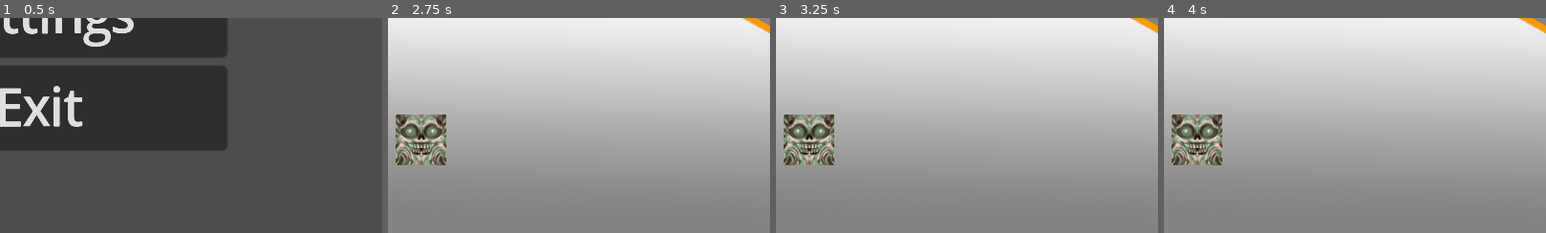
Above: before the commit, frames 1-4 (left to right).
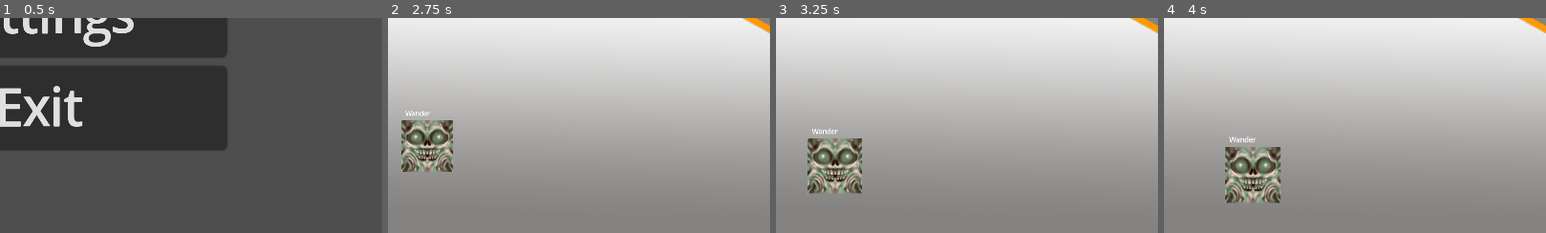
Above: after the commit, the same moments.

Repository: NHemmerly/wild-jam-84
Game: Godot game, scene res://src/main.tscn
Same seed, same stepped clock (60 frames per second), same inputs: the game is played once before the commit and once after it.
Inputs (mouse positions are % of the whole screen's width and height, from its top left):
- Up to frame 1 (0.5 s): no input
- Up to frame 2 (2.75 s): click "Play" at 0.5 s; tap Enter at 1.25 s; move the mouse to (72, 45) at 1.27 s; tap Space at 2 s; move the mouse to (30, 55) at 2.02 s
- Up to frame 3 (3.25 s): move the mouse to (60, 28) at 2.77 s
- Up to frame 4 (4 s): move the mouse to (45, 70) at 3.52 s
The pictures show only the part of the screen within x 45-95%, y 50-100%; the shares and areas given below are measured in that part.

Frame 1 is identical in both runs. In frame 2, 3.3% of the frame differs, in the area x 2-17%, y 43-72%; in frame 3, 4.9%; in frame 4, 5.9%, in the area x 2-31%, y 44-87%.
Error before the commit: Assertion failed: The CritterState type must be used only in the critter scene. (res://states/critter_state.gd:13)

Commit message:
make 3D enclosure type beat

Diff:
--- a/game/terrarium.gd
+++ b/game/terrarium.gd
@@ -6,4 +6,5 @@
 func _ready():
 	add_child(map)
 	add_child(mob)
-	mob.position = map.get_node("spawn").position
+	mob.position = map.spawn.position
+	mob.start_y = mob.position.y
--- /dev/null
+++ b/maps/map_1.gd
@@ -0,0 +1,3 @@
+extends Node2D
+
+@onready var spawn = $spawn
--- a/maps/map_1.tscn
+++ b/maps/map_1.tscn
@@ -1,5 +1,6 @@
-[gd_scene load_steps=4 format=3 uid="uid://ietxikl42ld4"]
+[gd_scene load_steps=5 format=3 uid="uid://ietxikl42ld4"]
 
+[ext_resource type="Script" uid="uid://vxr8pfuqx7fk" path="res://maps/map_1.gd" id="1_bbd8t"]
 [ext_resource type="Texture2D" uid="uid://cuqsm52f73aus" path="res://assets/terrarium-background-temp.png" id="1_p5fey"]
 
 [sub_resource type="RectangleShape2D" id="RectangleShape2D_p5fey"]
@@ -9,6 +10,7 @@
 size = Vector2(95, 433)
 
 [node name="map1" type="Node2D"]
+script = ExtResource("1_bbd8t")
 
 [node name="TextureRect" type="TextureRect" parent="."]
 offset_right = 1920.0
--- a/mobs/character_body_2d.gd
+++ b/mobs/character_body_2d.gd
@@ -1,11 +1,28 @@
 class_name Critter extends CharacterBody2D
 
 @export var speed = 100
+@export var start_y = 0
+@export var timer_done = false
+@export var hold_position := Vector2.ZERO
 
-func _physics_process(_delta: float) -> void:
+@onready var wanderCd = $Timer
+@onready var fsm = $StateMachine
+@onready var label = $Label
 
-	move_and_slide()
+const SCALER := 0.9
+
+func _process(delta: float) -> void:
+	label.text = fsm.state.name
+
+func scale_size():
+	hold_position = position
+	var scale_factor := 0.0
+	scale_factor = 1 / ((start_y) / (hold_position.y))
+	if int(start_y) > int(hold_position.y):
+		scale_factor *= SCALER
+	scale = Vector2(scale_factor, scale_factor)
+	position = hold_position
 
 
-func _on_wander_cooldown_timeout() -> void:
-	pass # Replace with function body.
+func _on_timer_timeout() -> void:
+	timer_done = true
--- a/mobs/mob_temp.tscn
+++ b/mobs/mob_temp.tscn
@@ -1,14 +1,16 @@
-[gd_scene load_steps=5 format=3 uid="uid://ccwv2t67g0nj4"]
+[gd_scene load_steps=7 format=3 uid="uid://ccwv2t67g0nj4"]
 
+[ext_resource type="Script" uid="uid://cnkipjdmkv8ni" path="res://mobs/character_body_2d.gd" id="1_2jubo"]
 [ext_resource type="Texture2D" uid="uid://b0grjha0aigqw" path="res://assets/skull2.png" id="1_fjkro"]
-[ext_resource type="PackedScene" uid="uid://bab5677agfrq2" path="res://utility/mob_state_machine.tscn" id="3_2jubo"]
-[ext_resource type="Script" uid="uid://cefjiyylswdw1" path="res://states/critter_state.gd" id="4_u264k"]
+[ext_resource type="Script" uid="uid://caaxlwu28g2nj" path="res://utility/state_machine.gd" id="3_qtnva"]
+[ext_resource type="Script" uid="uid://q3yfh32rnvdk" path="res://states/idle.gd" id="4_w6mpm"]
+[ext_resource type="Script" uid="uid://cui1i2u0ef8ic" path="res://states/wander.gd" id="5_4ik36"]
 
 [sub_resource type="RectangleShape2D" id="RectangleShape2D_7ifc8"]
 size = Vector2(128, 128)
 
 [node name="critter" type="CharacterBody2D"]
-script = ExtResource("4_u264k")
+script = ExtResource("1_2jubo")
 
 [node name="CollisionShape2D" type="CollisionShape2D" parent="."]
 shape = SubResource("RectangleShape2D_7ifc8")
@@ -19,4 +21,19 @@
 [node name="Timer" type="Timer" parent="."]
 autostart = true
 
-[node name="mob_state_machine" parent="." instance=ExtResource("3_2jubo")]
+[node name="StateMachine" type="Node" parent="."]
+script = ExtResource("3_qtnva")
+
+[node name="Idle" type="Node" parent="StateMachine"]
+script = ExtResource("4_w6mpm")
+
+[node name="Wander" type="Node" parent="StateMachine"]
+script = ExtResource("5_4ik36")
+
+[node name="Label" type="Label" parent="."]
+offset_left = -54.0
+offset_top = -91.0
+offset_right = 56.0
+offset_bottom = -68.6667
+
+[connection signal="timeout" from="Timer" to="." method="_on_timer_timeout"]
--- a/project.godot
+++ b/project.godot
@@ -32,8 +32,3 @@
 [gui]
 
 theme/default_font_multichannel_signed_distance_field=true
-
-[rendering]
-
-renderer/rendering_method="gl_compatibility"
-renderer/rendering_method.mobile="gl_compatibility"
--- a/states/critter_state.gd
+++ b/states/critter_state.gd
@@ -6,8 +6,8 @@
 var critter: Critter
 
 func _ready() -> void:
+	print(owner)
 	await owner.ready
-	print(owner)
 	critter = owner as Critter
 	print(critter)
 	assert(critter != null, "The CritterState type must be used only in the critter scene.")
--- a/states/idle.gd
+++ b/states/idle.gd
@@ -3,10 +3,12 @@
 
 func enter(previous_state_path: String, data := {}) -> void:
 	critter.velocity.x = 0.0
-	critter.Timer.start()
+	critter.wanderCd.start(2)
 
 func physics_update(_delta: float) -> void:
+	critter.scale_size()
 	critter.move_and_slide()
 
-	if critter.Timer.time_left <= 0:
+	if critter.timer_done:
+		critter.timer_done = false
 		finished.emit(WANDER)
--- a/states/wander.gd
+++ b/states/wander.gd
@@ -1,11 +1,14 @@
 extends CritterState
 
 func enter(previous_state_path: String, data := {}) -> void:
+	critter.velocity.y = 1 * critter.speed
 	critter.velocity.x = 1 * critter.speed
-	critter.Timer.start()
+	critter.wanderCd.start()
 
 func physics_update(_delta: float) -> void:
+	critter.scale_size()
 	critter.move_and_slide()
 
-	if critter.Timer.time_left <= 0:
+	if critter.timer_done:
+		critter.timer_done = false
 		finished.emit(IDLE)
--- /dev/null
+++ b/utility/critter_holder.tscn
@@ -0,0 +1,10 @@
+[gd_scene format=3 uid="uid://1iuuuni2r0sh"]
+
+[node name="critter_holder" type="Control"]
+layout_mode = 3
+anchors_preset = 0
+offset_left = -64.0
+offset_top = -64.0
+offset_right = 64.0
+offset_bottom = 64.0
+pivot_offset = Vector2(64, 64)
Not shown, added: maps/map_1.gd.uid
Empty file added: mobs/critter_root.gd
Not shown, added: mobs/critter_root.gd.uid
Not shown: 1 places in src/main.tscn that only renumber resources
Not shown, changed: states/critter_state.gd.uid
